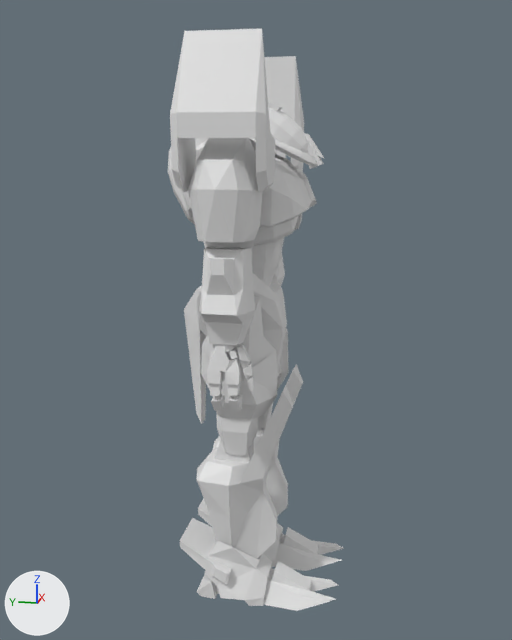
Two versions of the Blender file JauriaRTSCommands/Units/Perturbator/perturbator.blend, one commit apart.
Before and after are seen from a camera (50 mm lens) standing at (-34.7, -7.2, 23.2) and looking at (0.1, -0.3, 14.5). Lighting does not change. The marker at lower left points along +X, +Y and +Z. Materials are left out; every surface is plain grey.

In view in the first picture: 'antebrazod', 'cabeza', 'coxis', 'cuerpo', 'espinillad', 'espinillai', 'hombrod', 'hombroi', 'manod', 'pied', 'piei', 'piernad'.
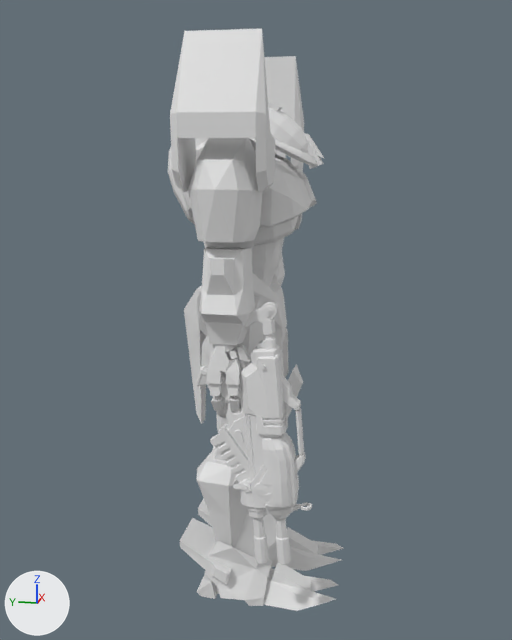
Changed parts and their boxes [x1, y1, x2, y2] in the pictures (512 x 640 px):
'assault_ri', added
    after: [196, 302, 312, 565]
'piernad', unchanged, covered by the edit
    before: [201, 296, 277, 456]
    after: [201, 296, 265, 430]
'espinillai', unchanged, covered by the edit
    before: [213, 364, 303, 516]
    after: [213, 364, 303, 449]

The edits, one by one:
Mesh me_assault_ri is new.
It has 3406 vertices, 2919 faces and spans x -0.82..0.82, y -2.34..3.17, z -6.63..6.28.
Object 'assault_ri' (ob_assault_ri) is new; it shows me_assault_ri.
Its parent is ob_manod.
Its location is (-4.629, -1.536, 10.29).
